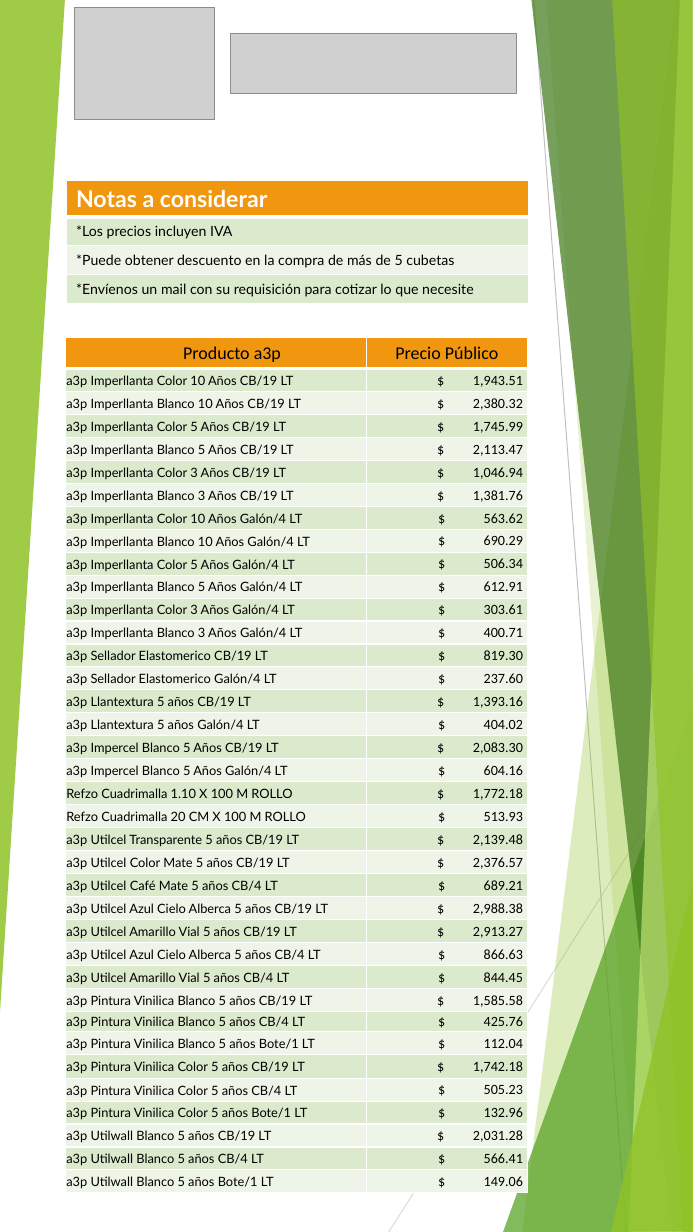
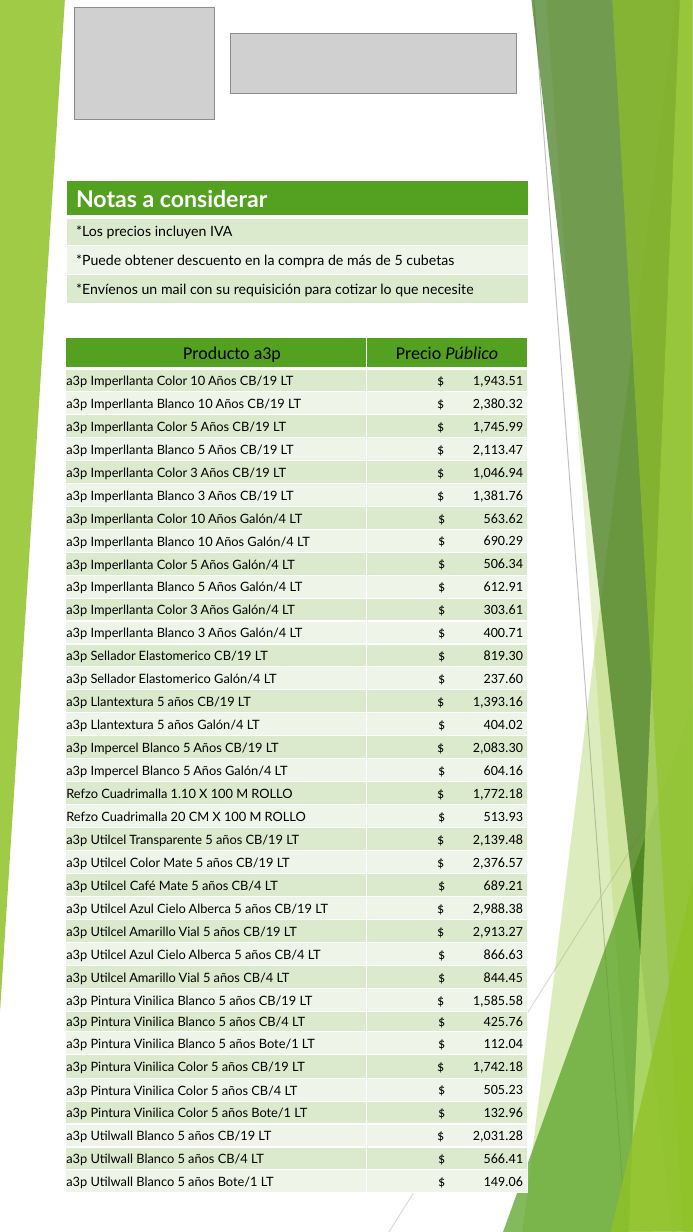
Before and after one commit to tollogaran/a3pMinatitlan, a slide deck: slide 1 of Precios.pptx. Drawn at 693x1232 pixels with LibreOffice and Linux fonts; fonts in the diff are those of the drawing; grey boxes stand for pictures. Boxes give left, top, right and bottom in pixels: in the first picture for what was removed or moved away, otherwise in the second. Text is boxed around its words. In the diff, an @@ line names an element or a change of style, - is before the commit and + after.

```diff
--- a/Precios.pptx
+++ b/Precios.pptx
@@ table at (x1=67, y1=180, x2=529, y2=301) @@
@@ fill #F1960F to #54A021 in row 1, column 1 @@
@@ table at (x1=66, y1=337, x2=528, y2=1194) @@
@@ fill #F1960F to #54A021 in row 1 @@
@@ italic on in "Público" @@
```
Also in this commit, not shown: 10 other files.
